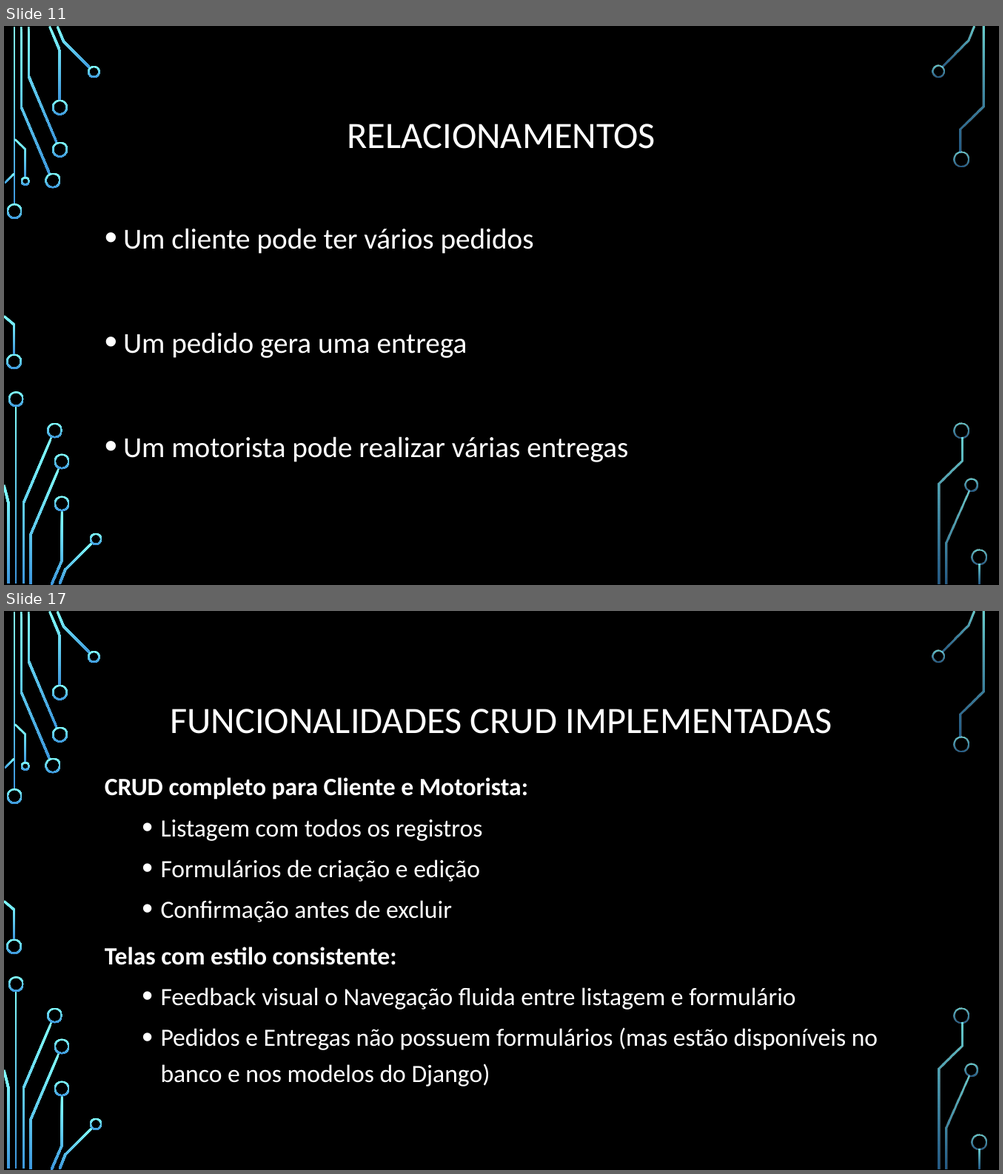
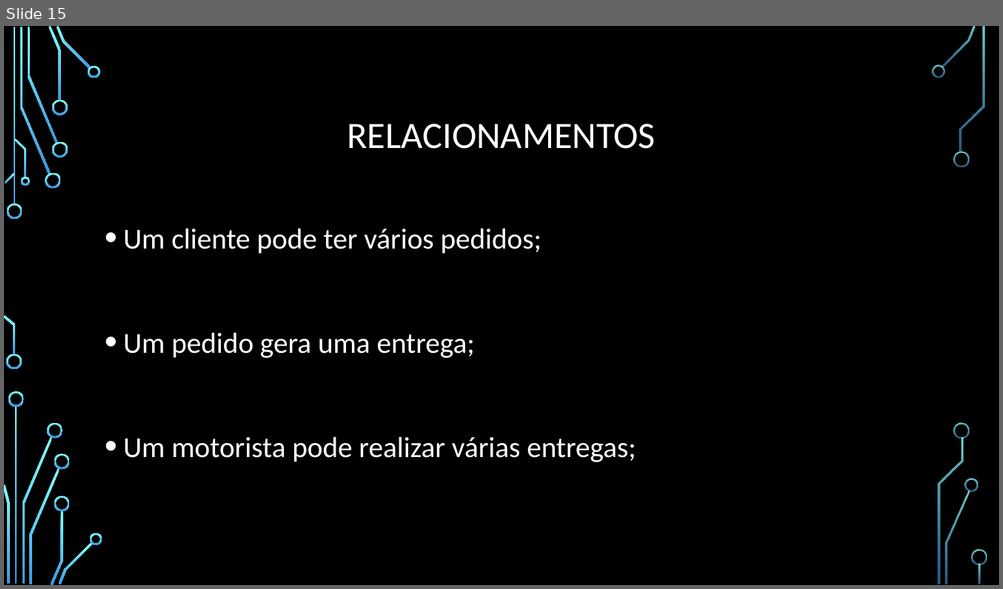
Before and after one commit to solutionsit-developer/Transportadora, a slide deck: transportadora/doc/Gestão de transportadora.pptx. Shown one above the other, each under a label of ours: slides 11 and 17 before the commit, slide 15 after it; the slides between them are not shown. The pictures are 1003x1174 and 1003x589 pixels, drawn with LibreOffice and Linux fonts; fonts in the diff are those of the drawing; background and template pictures are left out. Boxes give left, top, right and bottom in pixels: in the first picture for what was removed or moved away, otherwise in the second. Text is boxed around its words. In the diff, an @@ line names an element or a change of style, - is before the commit and + after.

```diff
--- a/transportadora/doc/Gestão de transportadora.pptx
+++ b/transportadora/doc/Gestão de transportadora.pptx
@@ slide 17 removed at box(4, 611, 999, 1170), background picture (left out); not listed: 36 template elements that a slide beside it also shows @@
@@ title removed at box(170, 709, 832, 734) @@
-FUNCIONALIDADES CRUD IMPLEMENTADAS
@@ text removed at box(105, 777, 877, 1087) @@
-CRUD completo para Cliente e Motorista:
-  • Listagem com todos os registros
-  • Formulários de criação e edição
-  • Confirmação antes de excluir
-Telas com estilo consistente:
-  • Feedback visual o Navegação fluida entre listagem e formulário
-  • Pedidos e Entregas não possuem formulários (mas estão disponíveis no banco e nos modelos do Django)
@@ what was slide 11 is now slide 15 @@
@@ slide 15 changed as well @@
@@ text at box(123, 228, 636, 463): text changed @@
-• Um cliente pode ter vários pedidos
-• Um pedido gera uma entrega
-• Um motorista pode realizar várias entregas
+• Um cliente pode ter vários pedidos;
+• Um pedido gera uma entrega;
+• Um motorista pode realizar várias entregas;
```
Also in this commit, not shown: 11 other slides changed, 11 slides added, 8 other slides removed.
